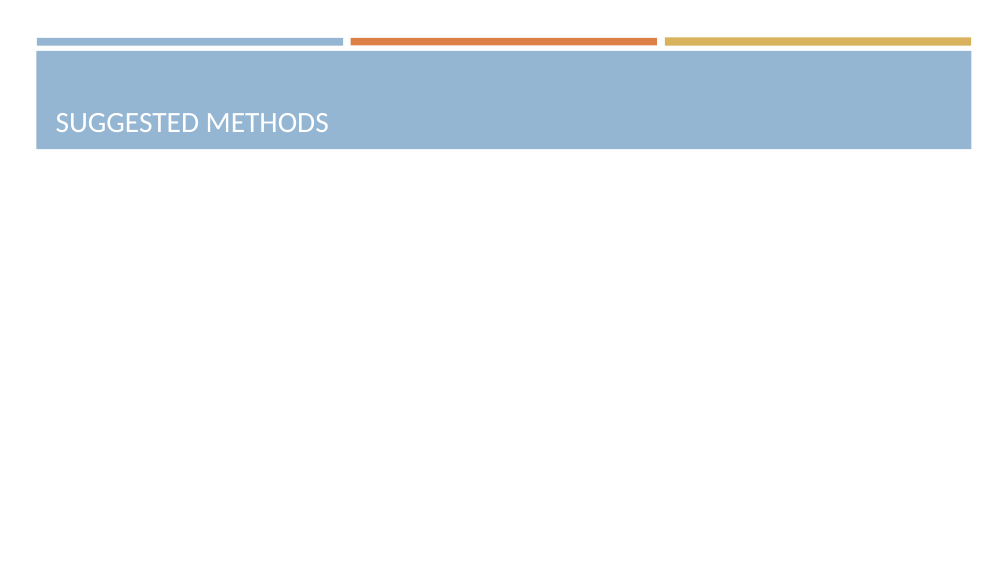
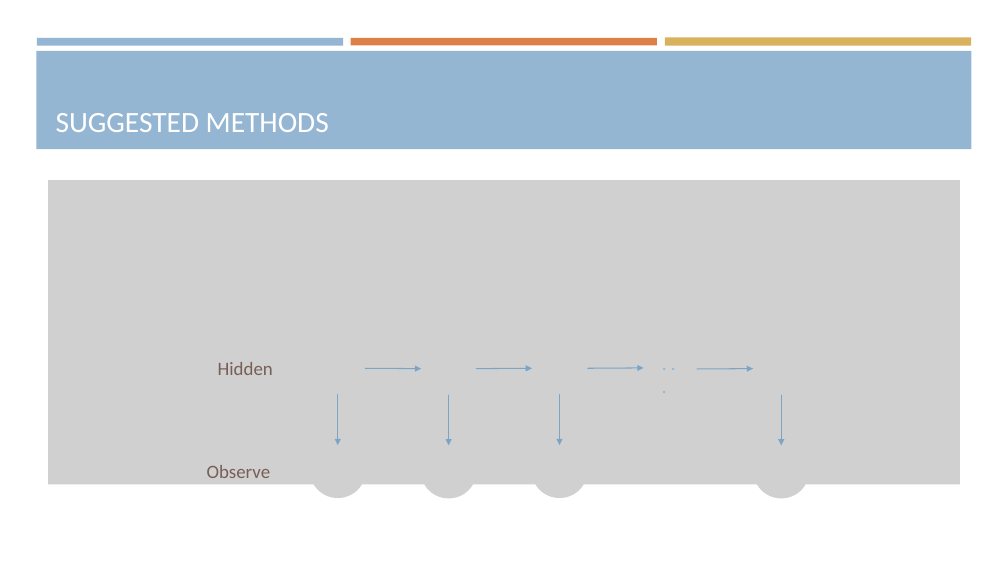
Before and after one commit to araea382/MT, a slide deck: slide 7 of Presentation/1-Proposal seminar.pptx (slide 8 before the commit). Drawn at 1008x567 pixels with LibreOffice and Linux fonts; fonts in the diff are those of the drawing; grey boxes stand for pictures. Boxes give left, top, right and bottom in pixels: in the first picture for what was removed or moved away, otherwise in the second. Text is boxed around its words. In the diff, an @@ line names an element or a change of style, - is before the commit and + after.

```diff
--- a/Presentation/1-Proposal seminar.pptx
+++ b/Presentation/1-Proposal seminar.pptx
@@ picture added at box(48, 180, 960, 484) @@
@@ group added at box(207, 342, 809, 498): 8 pictures, 8 arrows, 3 texts @@
+. . .
+Hidden
+Observe
```
Also in this commit, not shown: 7 other slides changed, 1 slide added, 2 slides removed, 7 other files.
